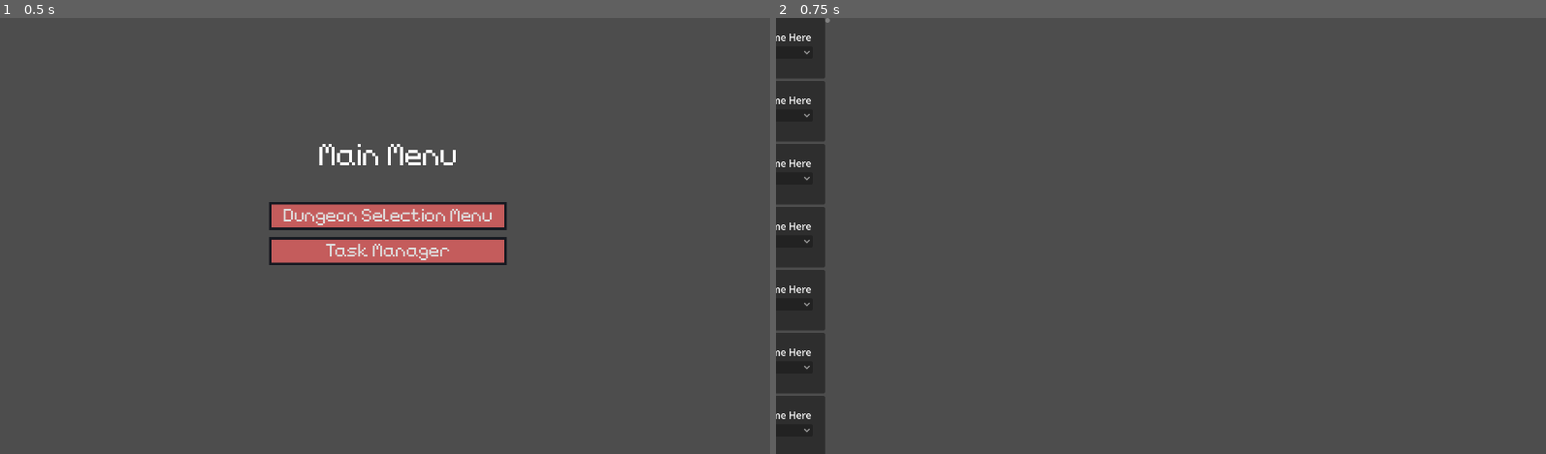
Above: before the commit, frames 1-2 (left to right).
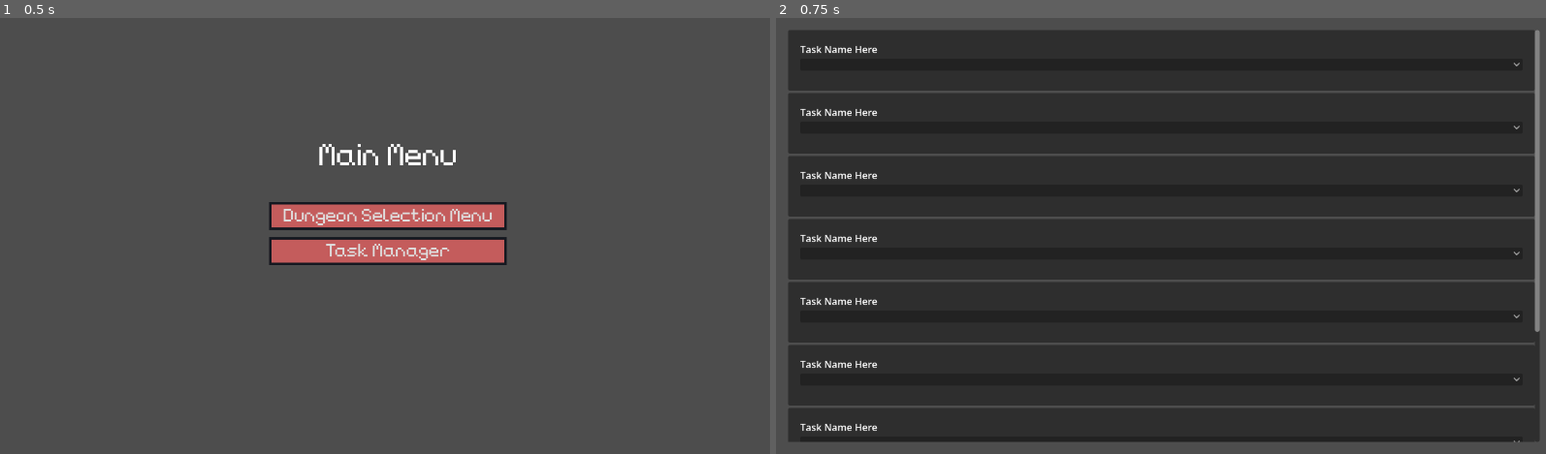
Above: after the commit, the same moments.

Repository: TheHumanMRP/RPG-Life-Tracker
Game: Godot game, scene res://Folders/Systems/Main/Scenes/main_scene.tscn
Two runs of this game, one before a commit and one after it. Both use one fixed random seed, a clock stepped at 60 frames per second and the inputs below. The engine's default icon, where the game draws it, is replaced by a stand-in: a white triangle on a blue panel in a dark square.
Inputs:
- Up to frame 1 (0.5 s): no input
- Up to frame 2 (0.75 s): click "Task Manager" at 0.5 s

Frame 1 is identical in both runs. In frame 2, 86% of the frame differs, in the area x 0-100%, y 0-100%.

Commit message:
Auto commit at 2026-09-21 20:59:32

Diff:
--- a/Folders/Systems/Task-Manager/Scenes/task_manager_ui.tscn
+++ b/Folders/Systems/Task-Manager/Scenes/task_manager_ui.tscn
@@ -3,17 +3,10 @@
 [ext_resource type="Script" uid="uid://bxep80oxjlhkm" path="res://Folders/Systems/Task-Manager/Scripts/task_manager_ui.gd" id="1_tv5vg"]
 [ext_resource type="PackedScene" uid="uid://vt6eolqkwws8" path="res://Folders/Systems/Task-Manager/Scenes/task_entry_scene.tscn" id="2_tv5vg"]
 
-[node name="Task_Manager" type="Control" unique_id=856049414]
-layout_mode = 3
-anchors_preset = 15
-anchor_right = 1.0
-anchor_bottom = 1.0
-grow_horizontal = 2
-grow_vertical = 2
+[node name="Task_Manager" type="CanvasLayer" unique_id=576735466]
 script = ExtResource("1_tv5vg")
 
 [node name="MarginContainer" type="MarginContainer" parent="." unique_id=570643642]
-layout_mode = 1
 anchors_preset = 15
 anchor_right = 1.0
 anchor_bottom = 1.0
@@ -25,7 +18,6 @@
 theme_override_constants/margin_bottom = 20
 
 [node name="ScrollContainer" type="ScrollContainer" parent="MarginContainer" unique_id=1116946521]
-clip_contents = false
 layout_mode = 2
 horizontal_scroll_mode = 0
 
--- a/Folders/Systems/Task-Manager/Scripts/task_manager_ui.gd
+++ b/Folders/Systems/Task-Manager/Scripts/task_manager_ui.gd
@@ -1,4 +1,4 @@
-extends Control
+extends CanvasLayer
 
 func _init() -> void:
 	SignalBus.set_game_state.emit(All_Enums.GAME_STATES.TaskManager)
